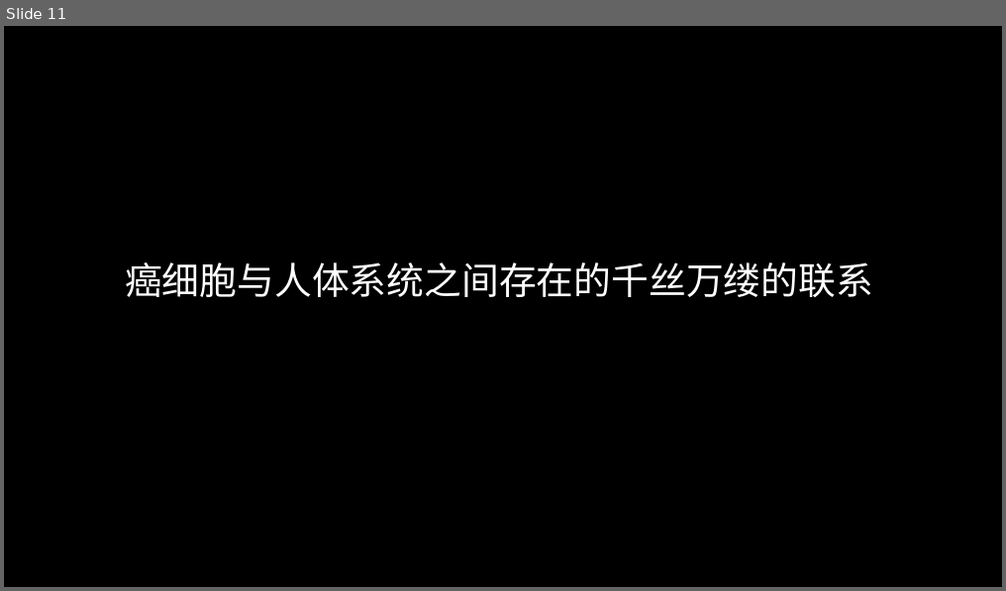
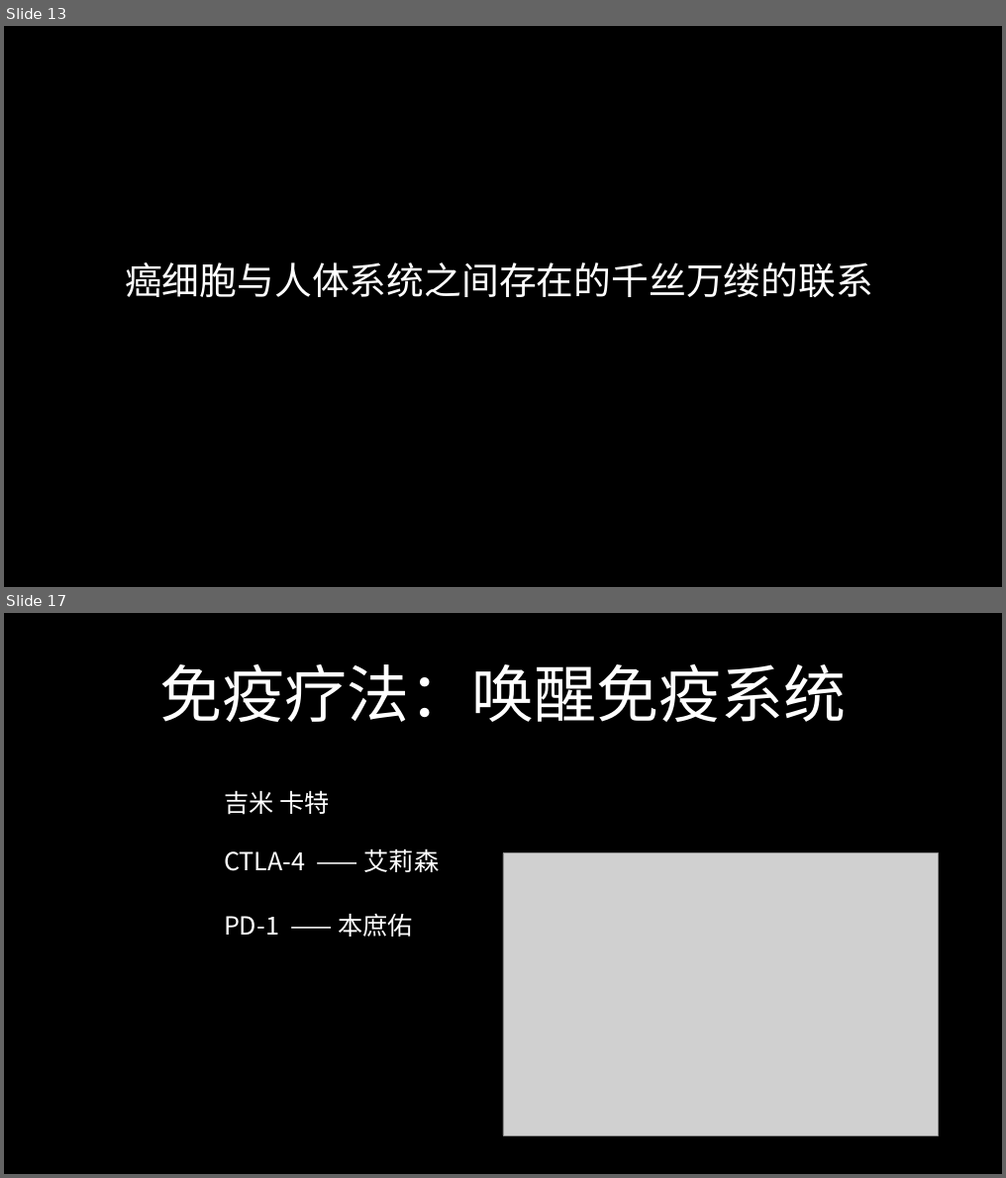
Before and after one commit to FredJiangFei/freetalk, a slide deck: 癌症/癌症.pptx. Shown one above the other, each under a label of ours: slide 11 before the commit, slides 13 and 17 after it; the slides between them are not shown. The pictures are 1006x591 and 1006x1178 pixels, drawn with LibreOffice and Linux fonts; fonts in the diff are those of the drawing; grey boxes stand for pictures. Boxes give left, top, right and bottom in pixels: in the first picture for what was removed or moved away, otherwise in the second. Text is boxed around its words. In the diff, an @@ line names an element or a change of style, - is before the commit and + after.

```diff
--- a/癌症/癌症.pptx
+++ b/癌症/癌症.pptx
@@ slide 17 added at (4, 613, 1002, 1174), background #000000 @@
@@ title added at (159, 664, 846, 722), 60 pt, text #FFFFFF @@
+免疫疗法：唤醒免疫系统
@@ text added at (224, 790, 329, 815), 24 pt, text #FFFFFF @@
+吉米 卡特
@@ text added at (224, 849, 440, 872), 24 pt, text #FFFFFF @@
+CTLA-4 —— 艾莉森
@@ picture added at (503, 854, 939, 1137) @@
@@ text added at (224, 914, 413, 937), 24 pt, text #FFFFFF @@
+PD-1 —— 本庶佑
@@ what was slide 11 is now slide 13 @@
```
Also in this commit, not shown: 10 slides changed, 5 other slides added, 1 other file.
